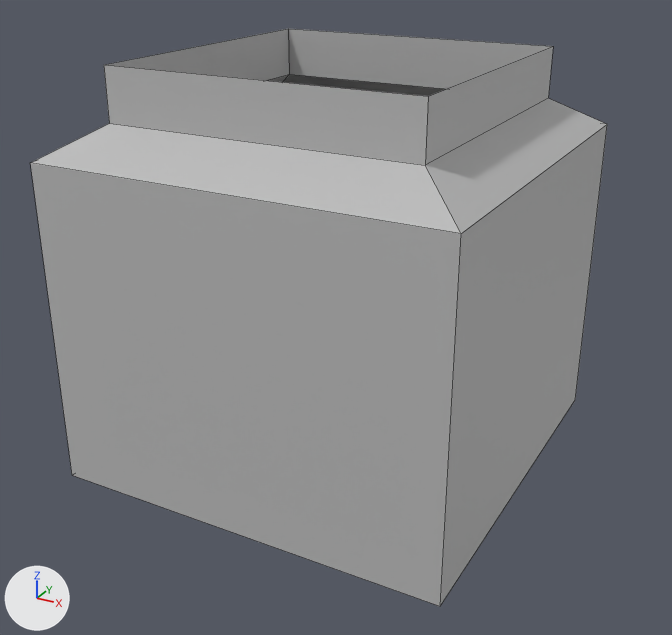
A saved change to the FBX model GreenJellyfish - Neon Odyssey Game/Neon Odyssey/Assets/Models/Pillar_001_Crypt_001_Base.fbx.
Camera for both pictures: a 50 mm lens placed at (2.08, -3.85, 2.61), pointed at (0.02, -0.1, 0.74). Arrows for +X, +Y and +Z are at lower left; the lights stay in place. Mesh edges are drawn as thin lines. Where no turn or scale is listed for an object, it has been applied to the vertices.

The scene before the commit, as lines of its bpy script (objects in view):
```python
me_mesh = bpy.data.meshes.new('Mesh')
me_mesh.from_pydata(...)  # 16 vertices, 13 faces; spans x -1.0..1.0, y -1.0..1.0, z 0.0..2.0
me_mesh.materials.append(mat_default_material)  # grey #bcbcbc
ob_pillar_001_crypt_001_base = bpy.data.objects.new('Pillar_001_Crypt_001_Base', me_mesh)
ob_pillar_001_crypt_001_base.location = (0.0, 0.0, 0.0)
```
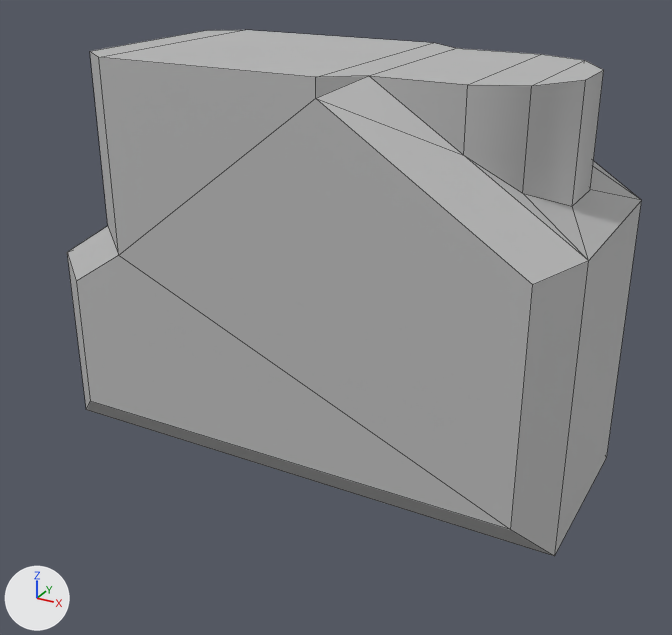
Location of each change, [x1, y1, x2, y2] in pixels of the pictures (672 x 635 px):
'Pillar_001_Crypt_001_Base', reshaped (9% shorter): before [30, 29, 607, 606]; after [67, 30, 641, 556]

The change, as a diff of the scene's bpy script:
```diff
--- a/GreenJellyfish - Neon Odyssey Game/Neon Odyssey/Assets/Models/Pillar_001_Crypt_001_Base.fbx.py
+++ b/GreenJellyfish - Neon Odyssey Game/Neon Odyssey/Assets/Models/Pillar_001_Crypt_001_Base.fbx.py
@@ me_mesh @@
 # used by ob_pillar_001_crypt_001_base; location = (0.0, 0.0, 0.0)
-me_mesh.from_pydata(...)  # 16 vertices, 13 faces; spans x -1.0..1.0, y -1.0..1.0, z 0.0..2.0
+me_mesh.from_pydata(...)  # 42 vertices, 45 faces; spans x -1.4..1.31, y -0.59..0.59, z 0.0..2.0
+# me_mesh part 1: the whole mesh is rebuilt
 me_mesh.materials.append(mat_default_material)
```
